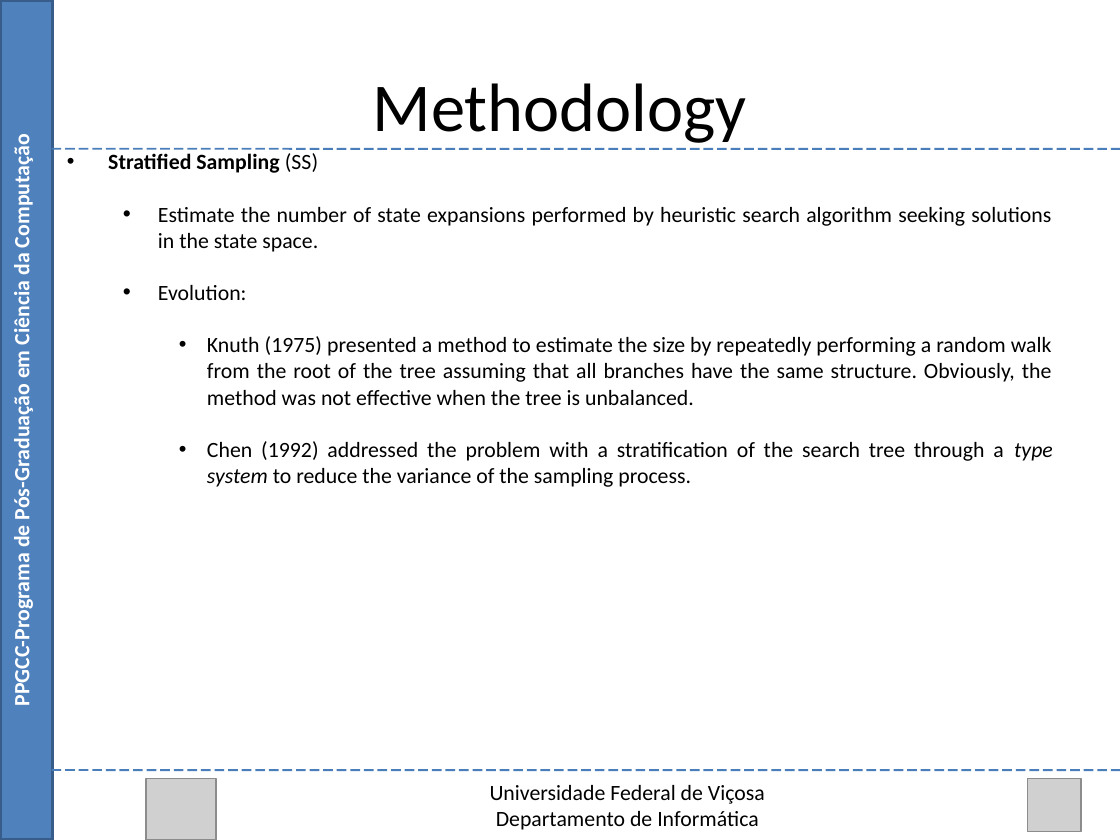
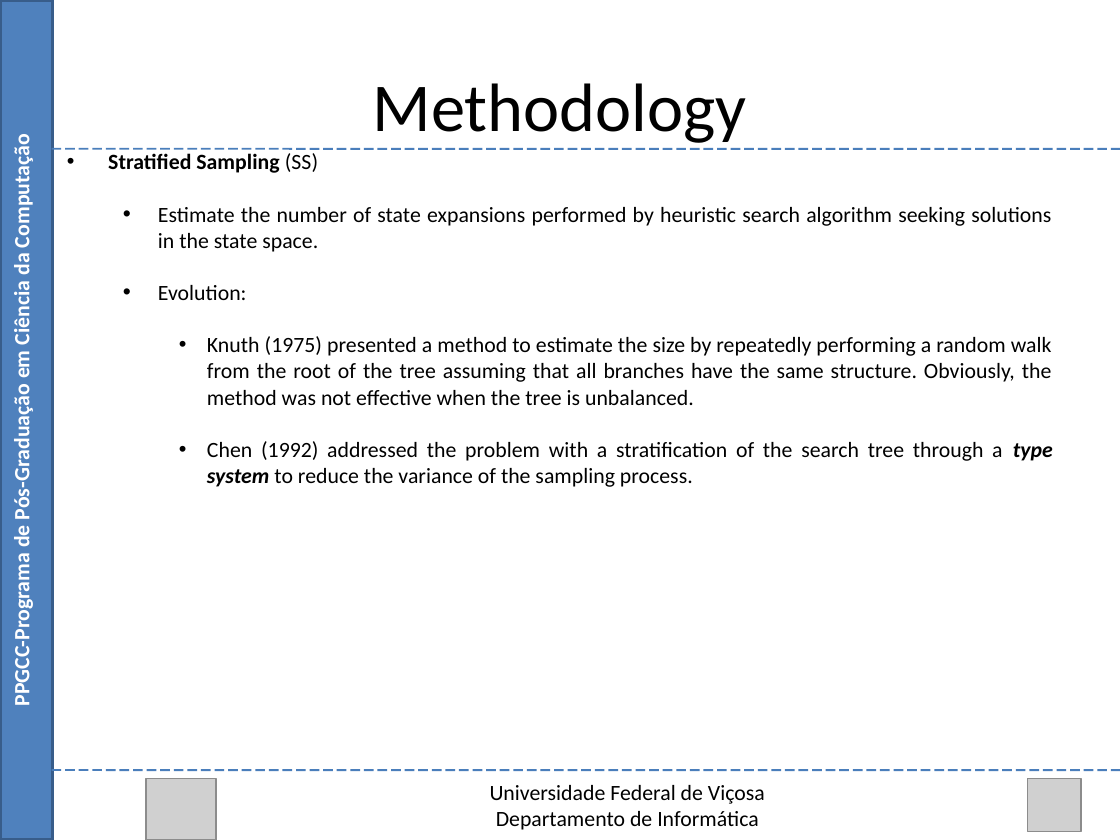
Before and after one commit to Marvinsky/research-marvin, a slide deck: slide 21 of latex/odp/selection heuristics.odp. Drawn at 1120x840 pixels with LibreOffice and Linux fonts; fonts in the diff are those of the drawing; grey boxes stand for pictures. Boxes give left, top, right and bottom in pixels: in the first picture for what was removed or moved away, otherwise in the second. Text is boxed around its words. In the diff, an @@ line names an element or a change of style, - is before the commit and + after.

```diff
--- a/latex/odp/selection heuristics.odp
+++ b/latex/odp/selection heuristics.odp
@@ text at box(207, 441, 1053, 487): bold on in "type system" @@
```
Also in this commit, not shown: 16 other slides changed, 1 slide added, 1 other file.
